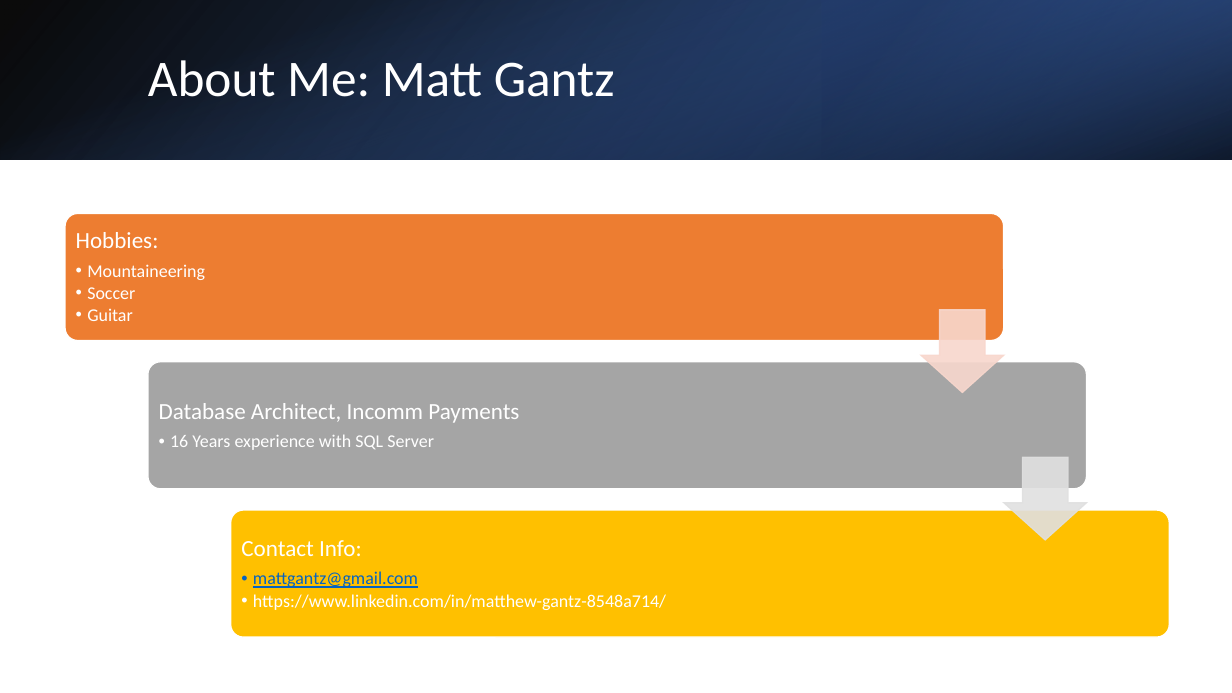
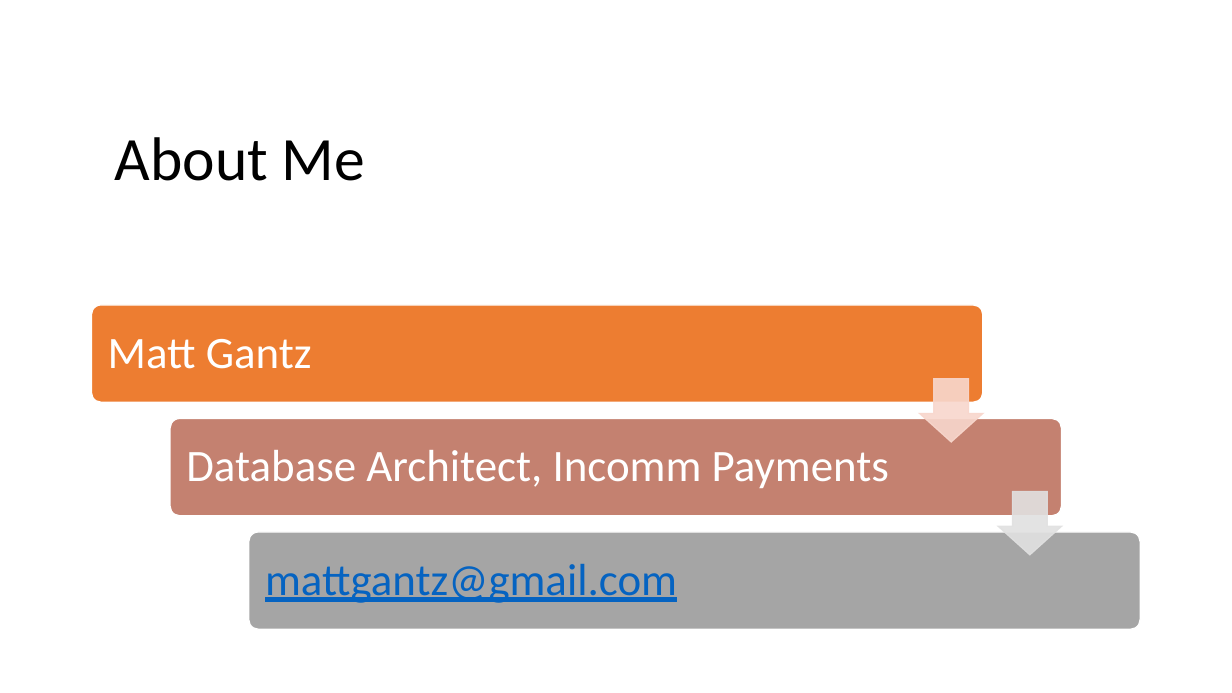
Before and after one commit to matt-gantz/online-migrations-demo, a slide deck: slide 2 of Zero-Downtime Data and Schema Migrations.pptx. Drawn at 1232x693 pixels with LibreOffice and Linux fonts; fonts in the diff are those of the drawing. Boxes give left, top, right and bottom in pixels: in the first picture for what was removed or moved away, otherwise in the second. Text is boxed around its words. In the diff, an @@ line names an element or a change of style, - is before the commit and + after.

Commit message:
update powerpoint

```diff
--- a/Zero-Downtime Data and Schema Migrations.pptx
+++ b/Zero-Downtime Data and Schema Migrations.pptx
@@ rectangle removed at [0, 0, 1232, 159] @@
@@ rectangle removed at [0, 0, 1232, 159] @@
@@ rectangle removed at [822, 0, 1232, 159] @@
@@ title at [115, 137, 365, 181]: text changed; size 40 to 48 pt; text colour #FFFFFF to #000000 @@
-About Me: Matt Gantz
+About Me
@@ text removed at [76, 232, 205, 321] @@
-Hobbies:
-  • Mountaineering
-  • Soccer
-  • Guitar
@@ rounded rectangle: place and size @@
-rounded rectangle at [65, 213, 1004, 341]
+rounded rectangle at [91, 305, 983, 402]
@@ text added at [108, 339, 312, 369], 35 pt, text #FFFFFF @@
+Matt Gantz
@@ down arrow: place and size @@
-down arrow at [921, 310, 1004, 392]
+down arrow at [920, 379, 982, 442]
@@ rounded rectangle: place and size @@
-rounded rectangle at [148, 362, 1087, 490]
+rounded rectangle at [170, 419, 1062, 516]
@@ rounded rectangle at [170, 419, 1062, 516]: fill #A5A5A5 to #C48170 @@
@@ text at [170, 434, 434, 450]: paragraph removed @@
-  • 16 Years experience with SQL Server
@@ text "Database Architect, Incomm Payments": place and size @@
-text "Database Architect, Incomm Payments" at [159, 403, 519, 450]
+text "Database Architect, Incomm Payments" at [186, 450, 889, 488]
@@ text "Database Architect, Incomm Payments" at [186, 450, 889, 488]: size 18 to 35 pt; more space between paragraphs @@
@@ down arrow: place and size @@
-down arrow at [1004, 457, 1086, 540]
+down arrow at [998, 492, 1061, 555]
@@ rounded rectangle: place and size @@
-rounded rectangle at [231, 510, 1170, 638]
+rounded rectangle at [249, 532, 1141, 629]
@@ rounded rectangle at [249, 532, 1141, 629]: fill #FFC000 to #A5A5A5 @@
@@ text "mattgantz@gmail.com": place and size @@
-text "mattgantz@gmail.com" at [241, 540, 666, 610]
+text "mattgantz@gmail.com" at [265, 564, 677, 603]
@@ text "mattgantz@gmail.com" at [265, 564, 677, 603]: size 14 to 35 pt; bullet • to none; list level 2 to 1 in "mattgantz@gmail.com" @@
@@ text at [241, 540, 362, 556]: paragraph removed @@
-Contact Info:
@@ text at [253, 594, 666, 610]: paragraph removed @@
-  • https://www.linkedin.com/in/matthew-gantz-8548a714/
```
